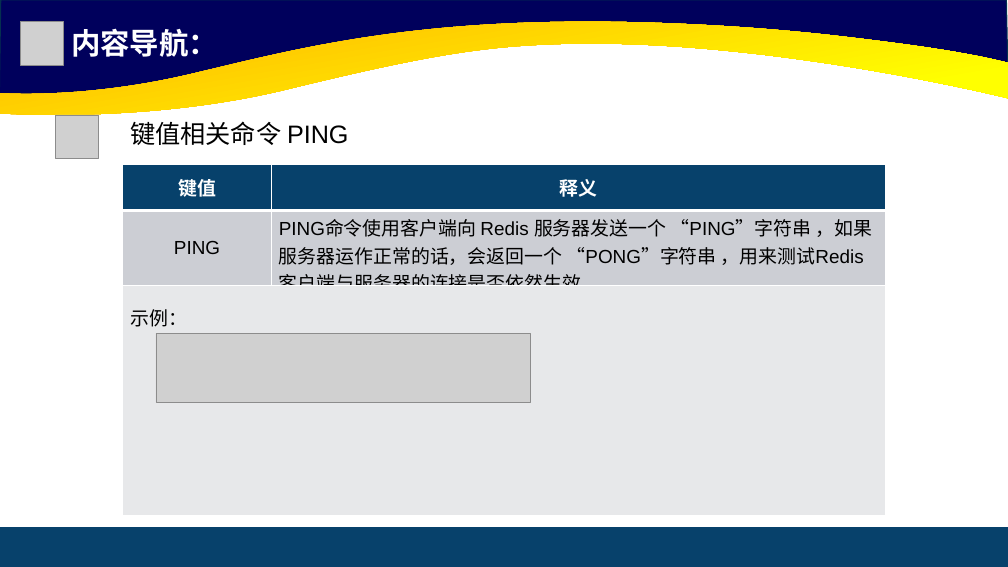
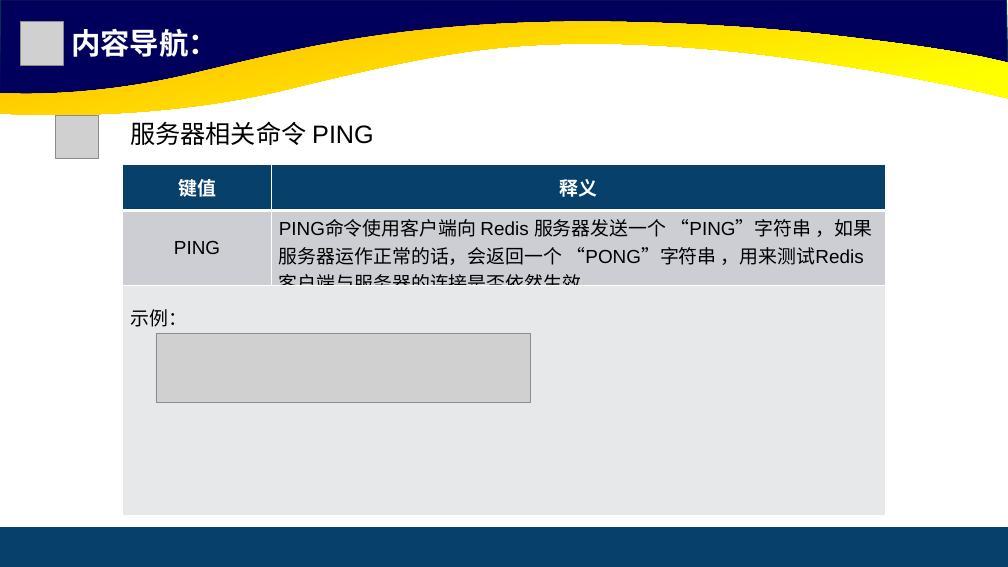
Before and after one commit to cxinping/Redis, a slide deck: slide 25 of ppt/第3章 Redis常用命令.pptx. Drawn at 1008x567 pixels with LibreOffice and Linux fonts; fonts in the diff are those of the drawing; grey boxes stand for pictures. Boxes give left, top, right and bottom in pixels: in the first picture for what was removed or moved away, otherwise in the second. Text is boxed around its words. In the diff, an @@ line names an element or a change of style, - is before the commit and + after.

```diff
--- a/ppt/第3章 Redis常用命令.pptx
+++ b/ppt/第3章 Redis常用命令.pptx
@@ text at (x1=130, y1=121, x2=374, y2=145): text changed @@
-键值相关命令 PING
+服务器相关命令 PING
```
Also in this commit, not shown: 10 other slides changed.
